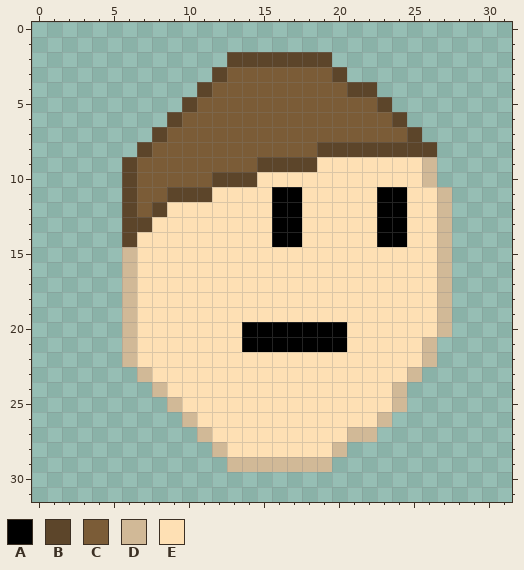
Pixel-art sprite -- Assets/Sprite/head.png. The first picture shows the starting point.
The file is 32x32 pixels. Pixels under 10% opacity are left out.
Palette (. is transparent): A #000000  B #5c452a  C #7b5c37  D #d1b997  E #fee0b4
New version:
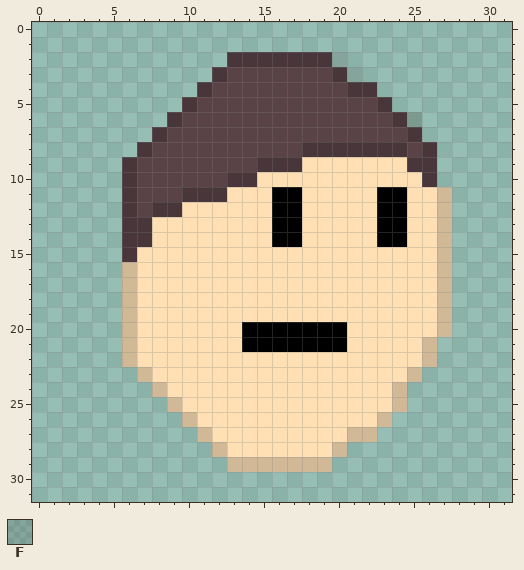
Colours new in this view: F #332d242d
Edits made:
colour B: #5c452a -> #48363a
colour C: #7b5c37 -> #594347
Changed rows in their new state; - is a pixel that keeps its letter.
first column x 6:
 2 --------------F------
 3 ---------------F-----
 6 -------------------F-
 8 ------------B------C-
 9 ------------E------BB
10 ------C-------------B
11 ---C--B--------------
12 ---B-----------------
14 -B-------------------
15 B--------------------
Pixel boxes of the changes (left, top, right, bottom) in both pictures:
changed: (122, 52, 437, 262)
